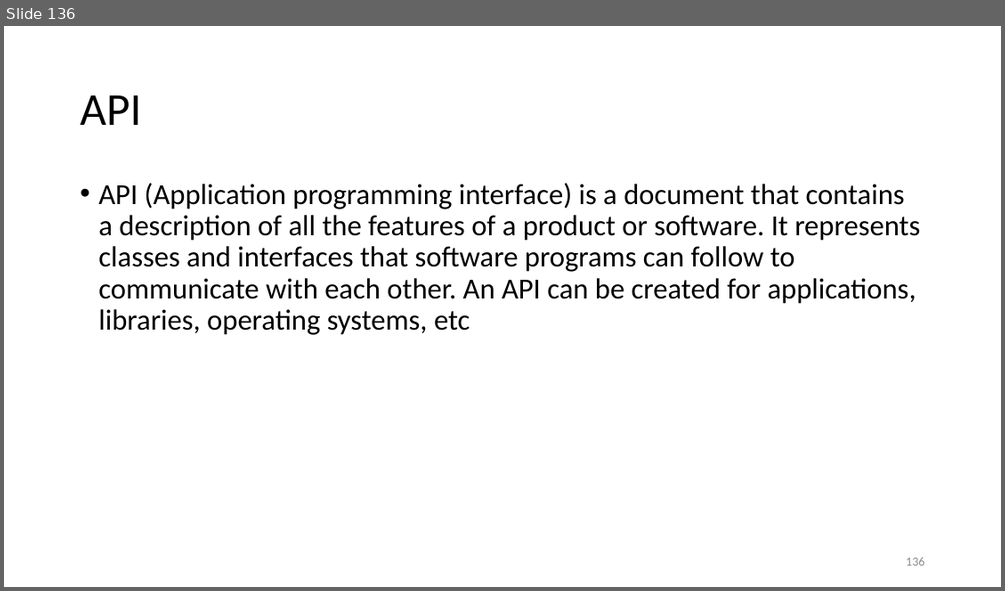
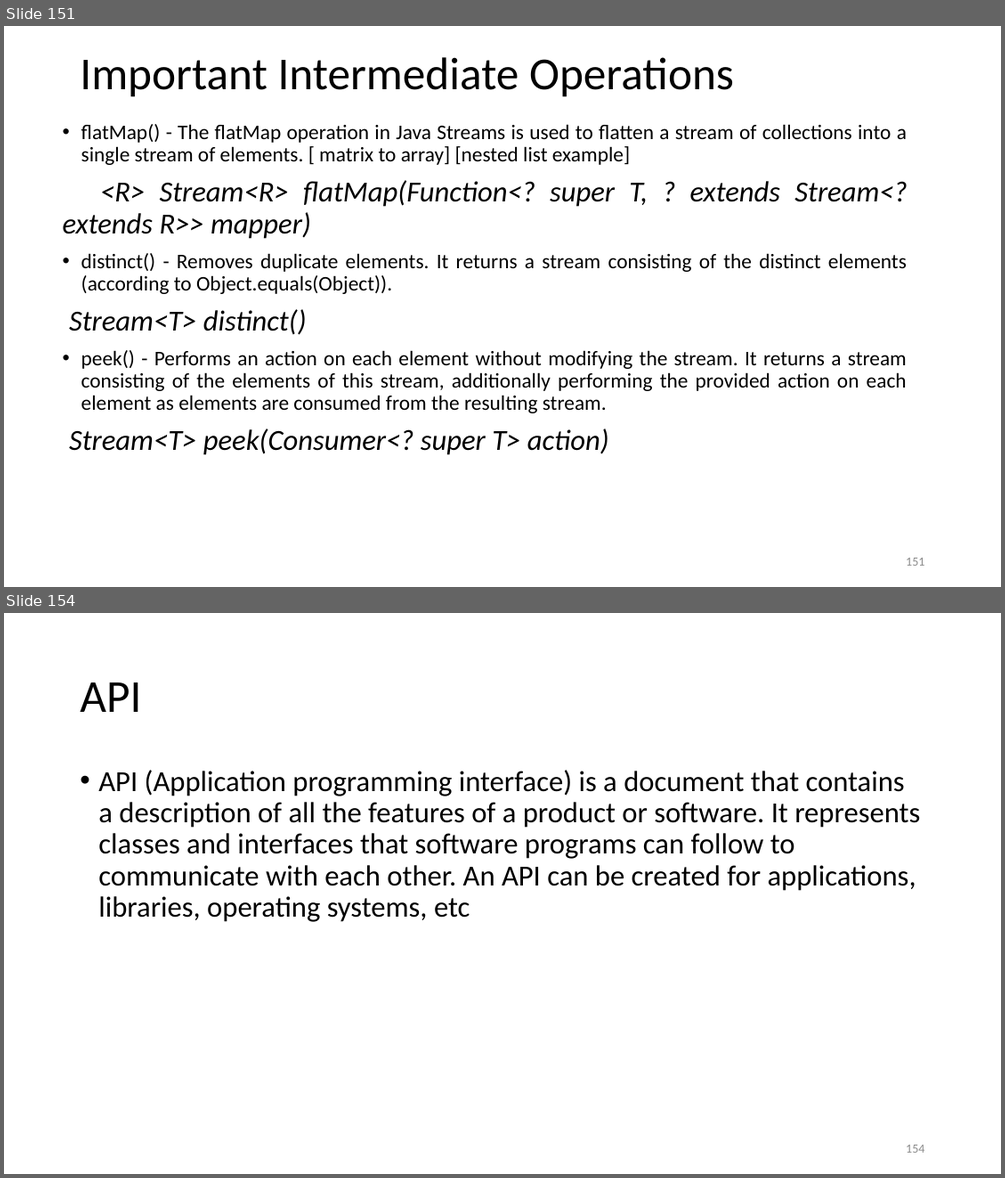
Before and after one commit to suniljeevan/JAVA-FULLSTACK-DEVELOPMENT-2026, a slide deck: COURSE MATERIALS/Module-1 CSE3427.pptx. Shown one above the other, each under a label of ours: slide 136 before the commit, slides 151 and 154 after it; the slides between them are not shown. The pictures are 1005x591 and 1005x1178 pixels, drawn with LibreOffice and Linux fonts; fonts in the diff are those of the drawing; background and template pictures are left out. Boxes give left, top, right and bottom in pixels: in the first picture for what was removed or moved away, otherwise in the second. Text is boxed around its words. In the diff, an @@ line names an element or a change of style, - is before the commit and + after.

```diff
--- a/COURSE MATERIALS/Module-1 CSE3427.pptx
+++ b/COURSE MATERIALS/Module-1 CSE3427.pptx
@@ slide 151 added at <box>4,26,1001,587</box>, background #FFFFFF @@
@@ title added at <box>80,57,734,97</box>, 44 pt, text #000000 @@
+Important Intermediate Operations
@@ text added at <box>63,124,906,455</box>, 20 pt, text #000000 @@
+• flatMap() - The flatMap operation in Java Streams is used to flatten a stream of collections into a single stream of elements. [ matrix to array] [nested list example]
+<R> Stream<R> flatMap(Function<? super T, ? extends Stream<? extends R>> mapper)
+• distinct() - Removes duplicate elements. It returns a stream consisting of the distinct elements (according to Object.equals(Object)).
+Stream<T> distinct()
+• peek() - Performs an action on each element without modifying the stream. It returns a stream consisting of the elements of this stream, additionally performing the provided action on each element as elements are consumed from the resulting stream.
+Stream<T> peek(Consumer<? super T> action)
@@ page number added at <box>906,557,924,565</box>, 12 pt, text #8C8C8C @@
+151
@@ what was slide 136 is now slide 154 @@
@@ page number at <box>906,1144,924,1152</box>: text changed @@
-136
+154
```
Also in this commit, not shown: 1 slide changed, 17 other slides added.
